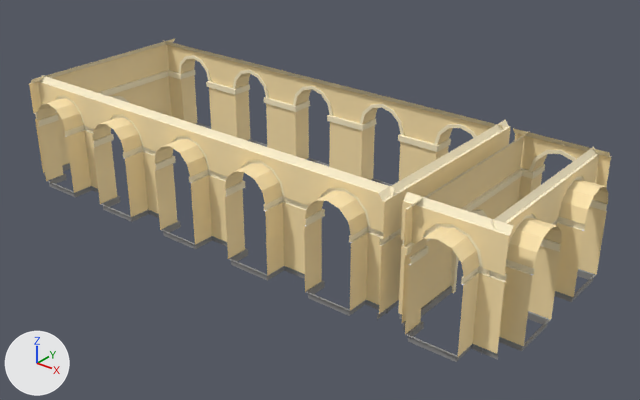
A saved change to the FBX model Assets/3D/Environement/Salle_1_Murs.fbx.
Camera for both pictures: a 50 mm camera at (50.5, -53.9, 35.8) aimed at (7.1, 0.3, 2.2). Every picture has the same lights, and +X, +Y and +Z are marked at lower left. Where no turn or scale is listed for an object, it has been applied to the vertices.

The first picture shows 'Salle_1_Murs'.
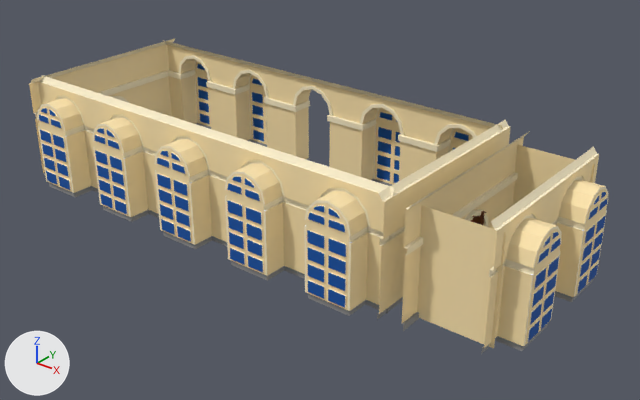
Location of each change, [x1, y1, x2, y2] in pixels of the pictures (640 x 400 px):
'Salle_1_Murs', reshaped
    before: [29, 39, 611, 362]
    after: [29, 39, 608, 354]
part 1 of me_mesh, deleted (beige)
    before: [513, 128, 611, 201]
part 2 of me_mesh, deleted (beige)
    before: [398, 192, 513, 362]
part 3 of me_mesh, built on
    before: [309, 159, 329, 167]
    after: [37, 60, 608, 348]

The change, as a diff of the scene's bpy script:
```diff
--- a/Assets/3D/Environement/Salle_1_Murs.fbx.py
+++ b/Assets/3D/Environement/Salle_1_Murs.fbx.py
@@ me_mesh @@
 # used by ob_salle_1_murs; location = (0.0, 0.0, 0.0)
-me_mesh.from_pydata(...)  # 1940 vertices, 1484 faces; spans x -21.0..30.0, y -10.0..10.0, z -0.1..10.0
+me_mesh.from_pydata(...)  # 3447 vertices, 2864 faces; spans x -21.1..30.1, y -10.1..10.1, z -0.1..10.0
+# me_mesh part 1: the loose piece of 115 vertices spanning x 21.0..29.0, y 7.6..10.0, z -0.1..10.0 is deleted
+# me_mesh part 2: the loose piece of 115 vertices spanning x 21.0..29.0, y -10.0..-7.6, z -0.1..10.0 is deleted
+# me_mesh part 3: 3 vertices removed from x 0.0, y 9.8..10.0, z -0.1..0.5; 1667 vertices added at x -18.1..30.1, y -10.1..10.1, z -0.1..9.0
 me_mesh.materials.append(mat_diffuse)
```
